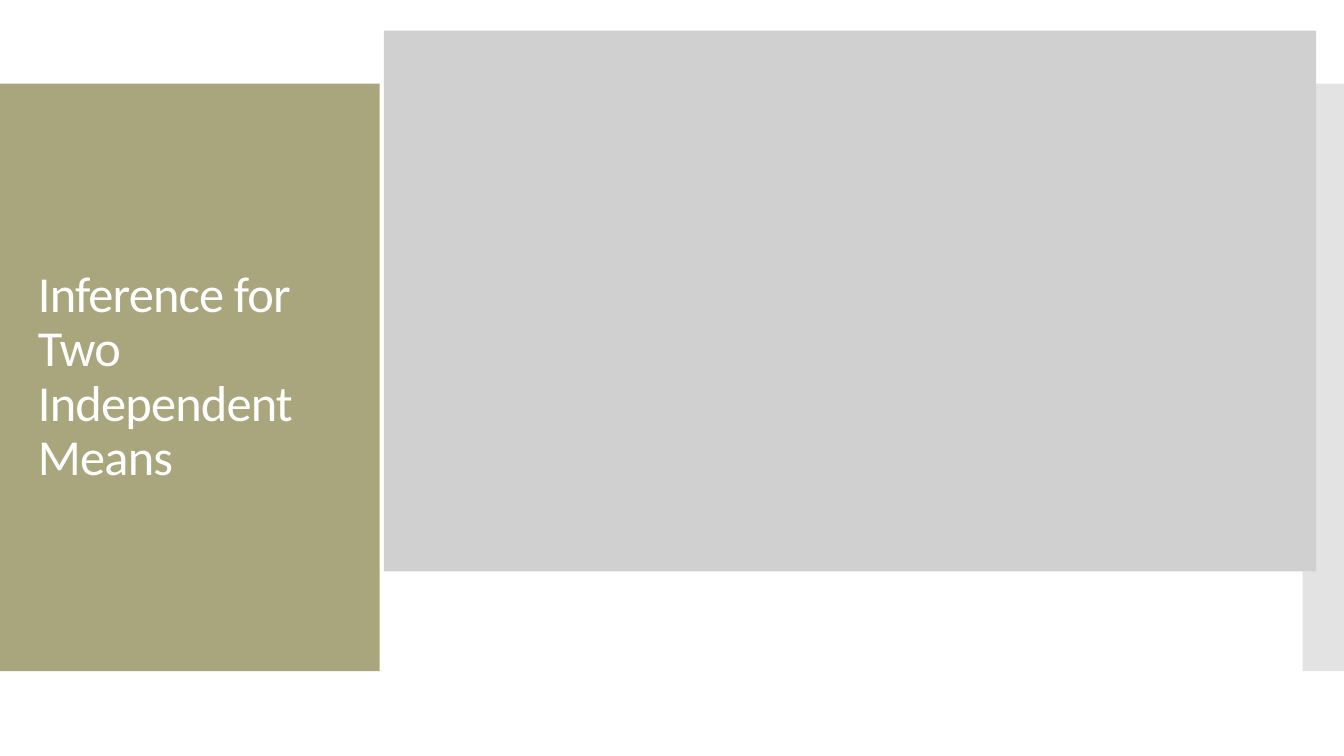
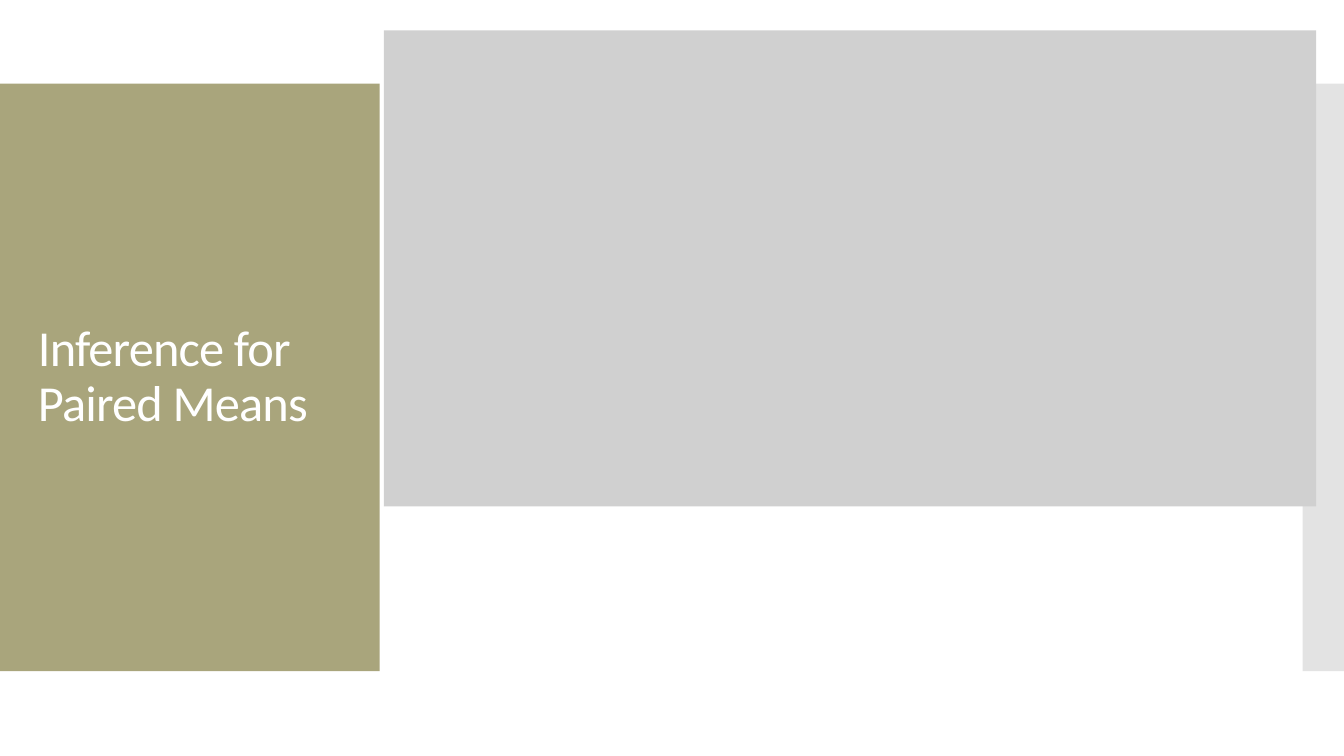
Before and after one commit to amosca01/MATH108-S24, a slide deck: slide 18 of slides/14-numerical-inference-pt2.pptx (slide 28 before the commit). Drawn at 1344x756 pixels with LibreOffice and Linux fonts; fonts in the diff are those of the drawing; grey boxes stand for pictures. Boxes give left, top, right and bottom in pixels: in the first picture for what was removed or moved away, otherwise in the second. Text is boxed around its words. In the diff, an @@ line names an element or a change of style, - is before the commit and + after.

```diff
--- a/slides/14-numerical-inference-pt2.pptx
+++ b/slides/14-numerical-inference-pt2.pptx
@@ picture: place and size @@
-picture at box(384, 30, 1317, 572)
+picture at box(384, 30, 1317, 506)
@@ title at box(38, 331, 308, 422): text changed @@
-Inference for Two Independent Means
+Inference for Paired Means
```
Also in this commit, not shown: 13 other slides changed, 6 slides added, 13 slides removed, 10 other files.
